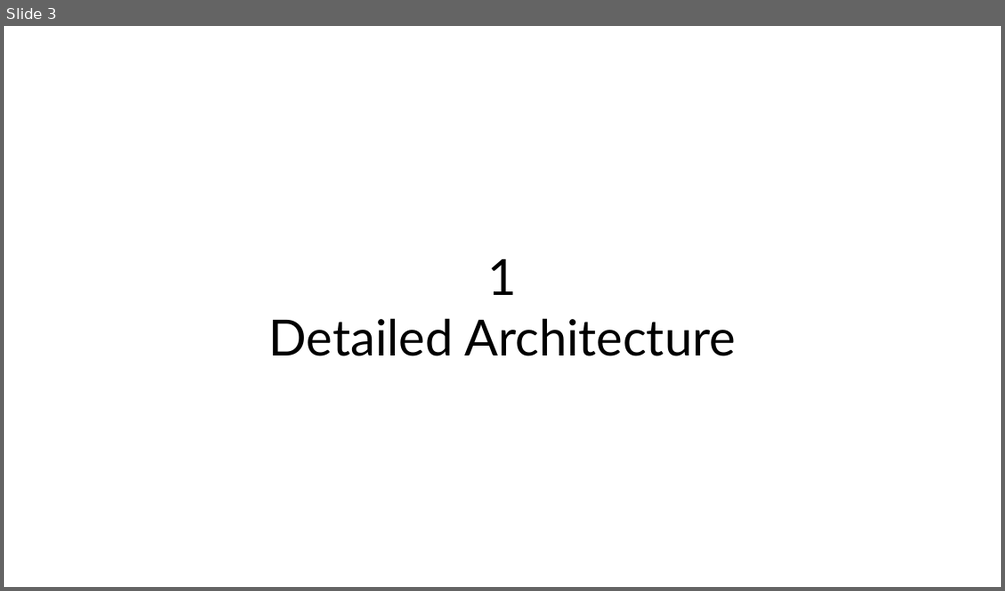
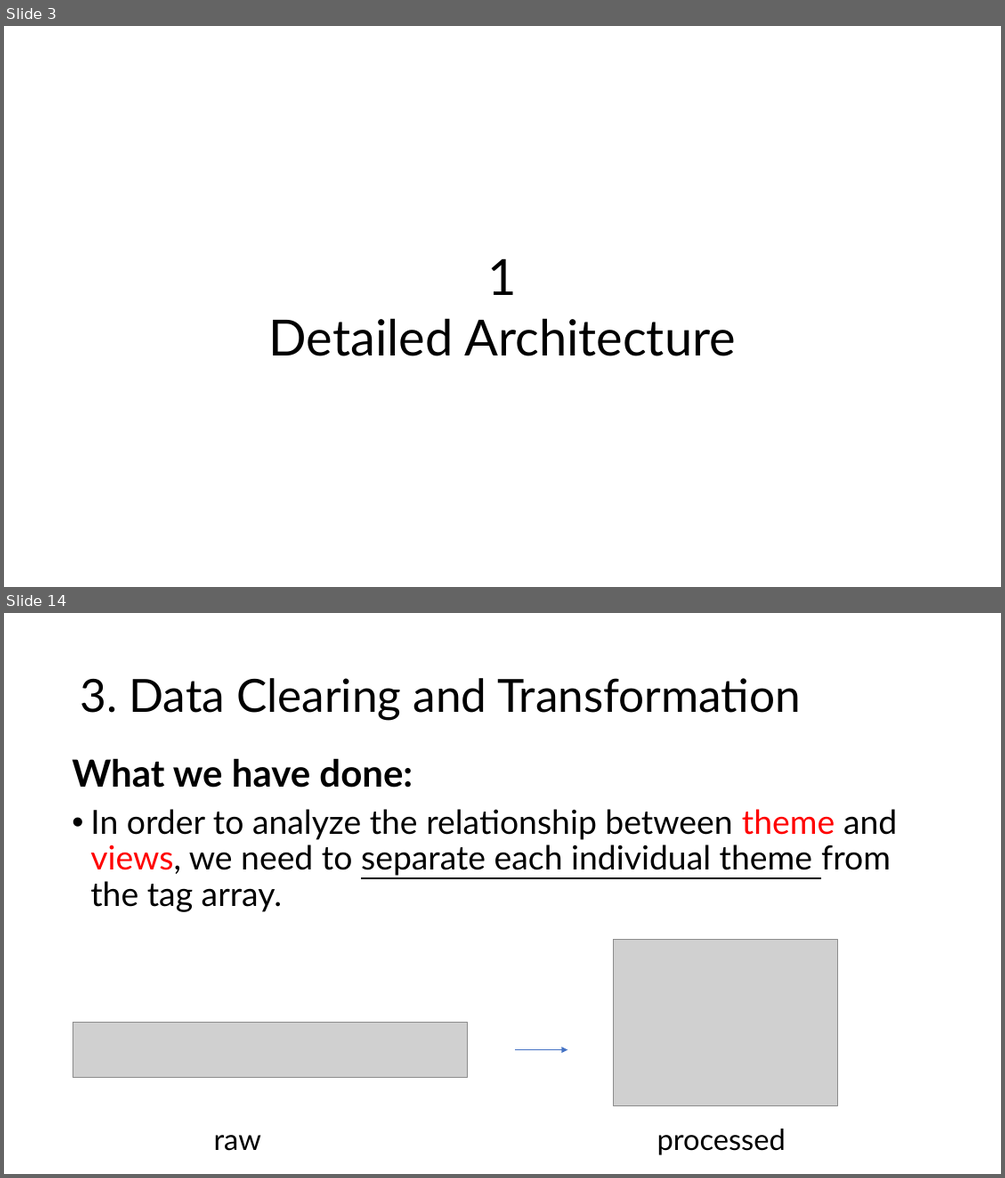
Before and after one commit to SilentStars/TEDTalksDataMining, a slide deck: Documents/Documents&Slides/ElaborationStep.pptx. Shown one above the other, each under a label of ours: slide 3 before the commit, slides 3 and 14 after it; the slides between them are not shown. The pictures are 1005x591 and 1005x1178 pixels, drawn with LibreOffice and Linux fonts; fonts in the diff are those of the drawing; grey boxes stand for pictures. Boxes give left, top, right and bottom in pixels: in the first picture for what was removed or moved away, otherwise in the second. Text is boxed around its words. In the diff, an @@ line names an element or a change of style, - is before the commit and + after.

```diff
--- a/Documents/Documents&Slides/ElaborationStep.pptx
+++ b/Documents/Documents&Slides/ElaborationStep.pptx
@@ slide 14 added at (4,613,1001,1174), background #FFFFFF @@
@@ title added at (80,678,801,720), 44 pt, text #000000 @@
+3. Data Clearing and Transformation
@@ text added at (72,758,897,912), 32 pt, text #000000 @@
+What we have done:
+• In order to analyze the relationship between theme and views, we need to separate each individual theme from the tag array.
@@ picture added at (614,939,837,1105) @@
@@ picture added at (73,1022,468,1078) @@
@@ arrow added from (515, 1050) to (568, 1050), #4472C4 0.5 pt @@
@@ text added at (214,1135,261,1151), 28 pt, text #000000 @@
+raw
@@ text added at (657,1128,785,1155), 28 pt, text #000000 @@
+processed
```
Also in this commit, not shown: 5 slides changed, 14 other slides added.
